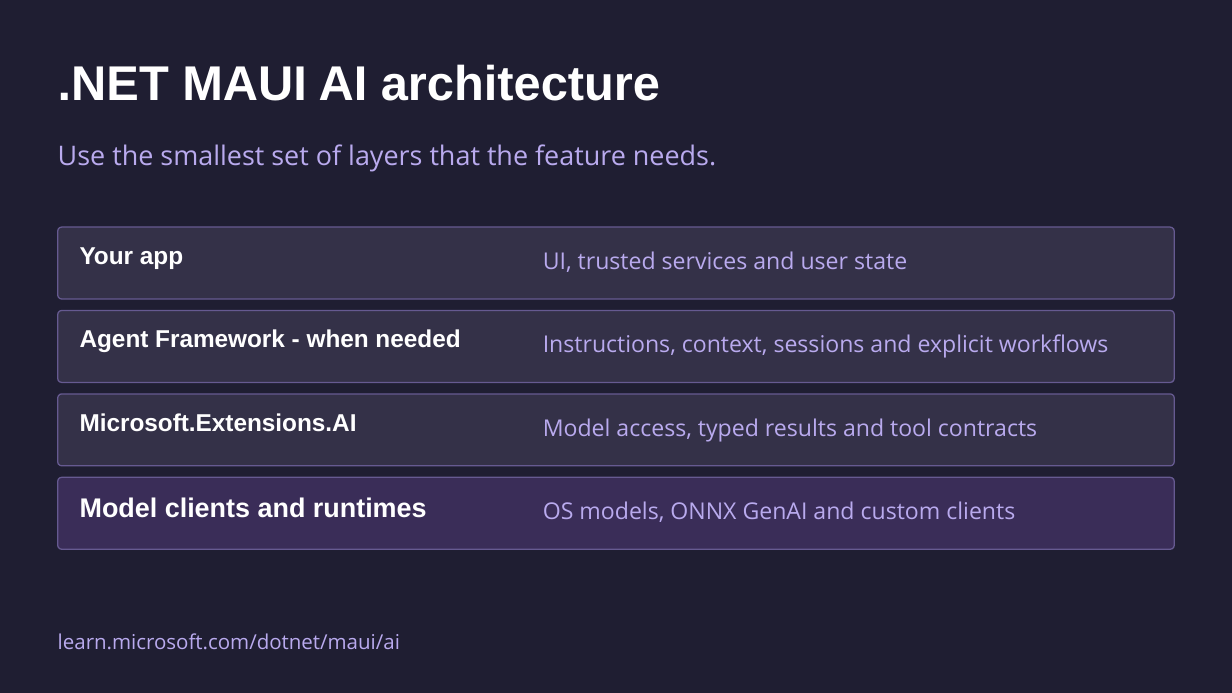
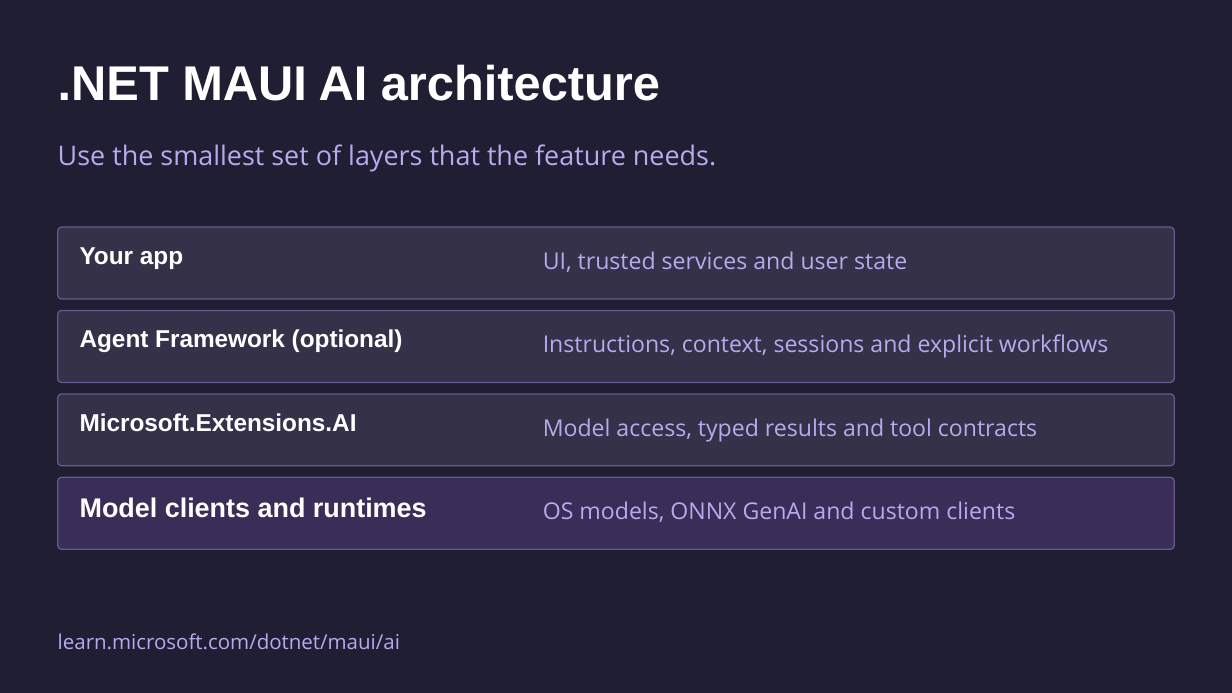
Before and after one commit to mattleibow/dotnetconf2026, a slide deck: slide 31 of slides.pptx. Drawn at 1232x693 pixels with LibreOffice and Linux fonts; fonts in the diff are those of the drawing. Boxes give left, top, right and bottom in pixels: in the first picture for what was removed or moved away, otherwise in the second. Text is boxed around its words. In the diff, an @@ line names an element or a change of style, - is before the commit and + after.

```diff
--- a/slides.pptx
+++ b/slides.pptx
@@ text at <box>80,329,403,352</box>: text changed @@
-Agent Framework - when needed
+Agent Framework (optional)
```
Also in this commit, not shown: 14 other slides changed.
